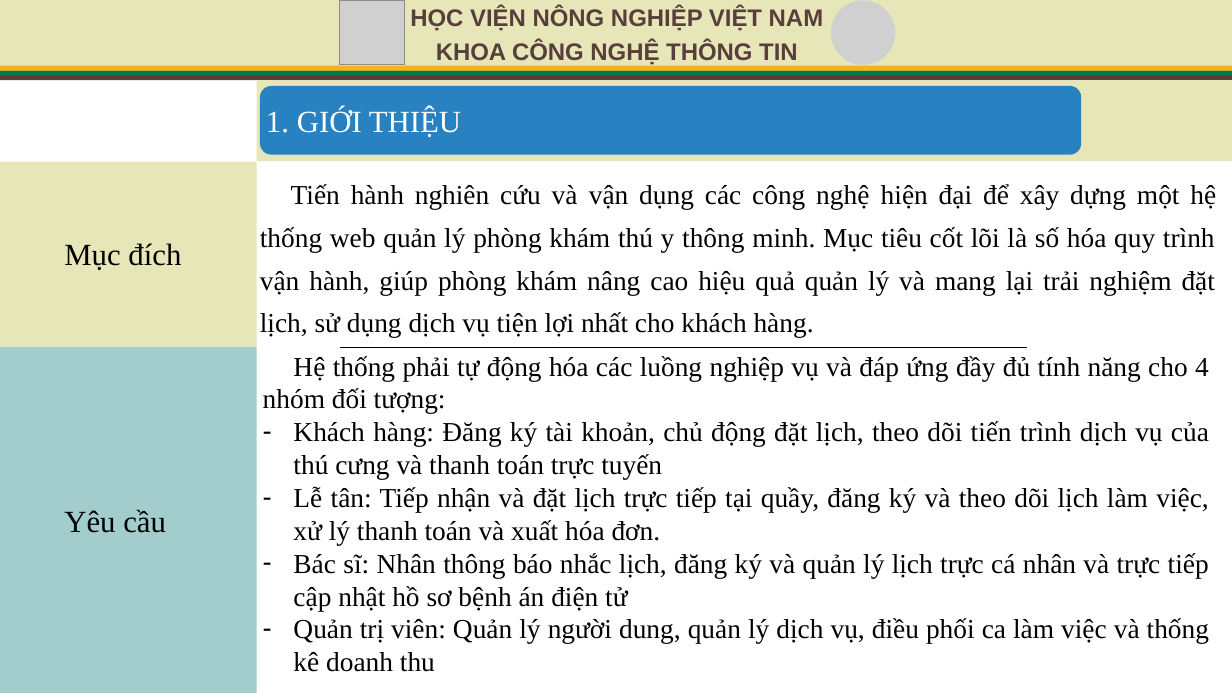
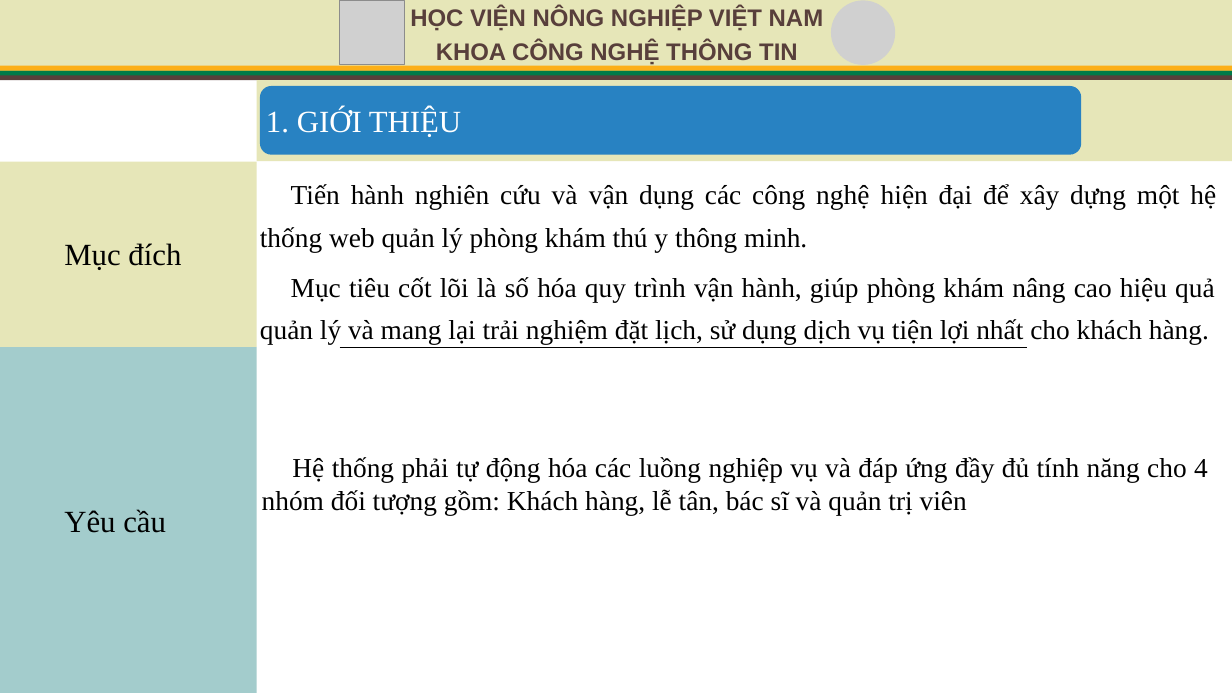
Before and after one commit to HungTran1412/veterinary-clinic-api, a slide deck: slide 5 of VeterinaryClinic.API/wwwroot/Document/TrinhChieu_KLTN.pptx. Drawn at 1232x693 pixels with LibreOffice and Linux fonts; fonts in the diff are those of the drawing; grey boxes stand for pictures. Boxes give left, top, right and bottom in pixels: in the first picture for what was removed or moved away, otherwise in the second. Text is boxed around its words. In the diff, an @@ line names an element or a change of style, - is before the commit and + after.

```diff
--- a/VeterinaryClinic.API/wwwroot/Document/TrinhChieu_KLTN.pptx
+++ b/VeterinaryClinic.API/wwwroot/Document/TrinhChieu_KLTN.pptx
@@ text at [260, 184, 1216, 344]: text changed @@
-Tiến hành nghiên cứu và vận dụng các công nghệ hiện đại để xây dựng một hệ thống web quản lý phòng khám thú y thông minh. Mục tiêu cốt lõi là số hóa quy trình vận hành, giúp phòng khám nâng cao hiệu quả quản lý và mang lại trải nghiệm đặt lịch, sử dụng dịch vụ tiện lợi nhất cho khách hàng.
+Tiến hành nghiên cứu và vận dụng các công nghệ hiện đại để xây dựng một hệ thống web quản lý phòng khám thú y thông minh.
+Mục tiêu cốt lõi là số hóa quy trình vận hành, giúp phòng khám nâng cao hiệu quả quản lý và mang lại trải nghiệm đặt lịch, sử dụng dịch vụ tiện lợi nhất cho khách hàng.
@@ text at [262, 457, 1208, 515]: text changed @@
-Hệ thống phải tự động hóa các luồng nghiệp vụ và đáp ứng đầy đủ tính năng cho 4 nhóm đối tượng:
-– Khách hàng: Đăng ký tài khoản, chủ động đặt lịch, theo dõi tiến trình dịch vụ của thú cưng và thanh toán trực tuyến
-– Lễ tân: Tiếp nhận và đặt lịch trực tiếp tại quầy, đăng ký và theo dõi lịch làm việc, xử lý thanh toán và xuất hóa đơn.
-– Bác sĩ: Nhân thông báo nhắc lịch, đăng ký và quản lý lịch trực cá nhân và trực tiếp cập nhật hồ sơ bệnh án điện tử
-– Quản trị viên: Quản lý người dung, quản lý dịch vụ, điều phối ca làm việc và thống kê doanh thu
+Hệ thống phải tự động hóa các luồng nghiệp vụ và đáp ứng đầy đủ tính năng cho 4 nhóm đối tượng gồm: Khách hàng, lễ tân, bác sĩ và quản trị viên
```
Also in this commit, not shown: 11 other slides changed, 5 slides removed, 1 other file.
